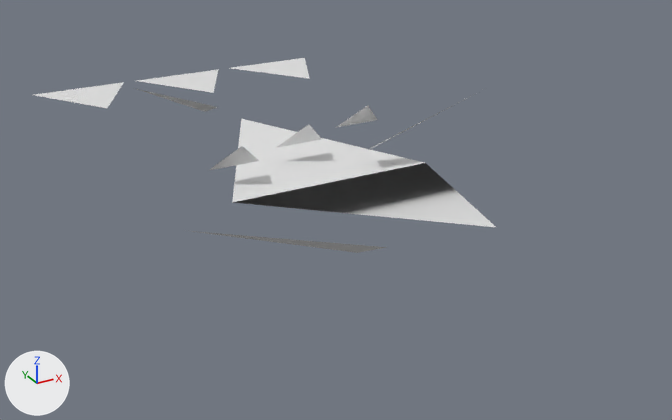
What one commit did to the OBJ model GameData/Meshes/Designs/voidborn/voidborn_freighter_mk1_14.obj.
The view is the same before and after, from a 50 mm camera at (-5.07, -9.27, 4.25) aimed at (0.0, -0.05, -0.36). Every picture has the same lights, and +X, +Y and +Z are marked at lower left. The first picture is the older version. Where no turn or scale is listed for an object, it has been applied to the vertices. Vertices at exactly the same position are counted once.

Names of what the first picture shows: 'voidborn_freighter_mk1_14'.
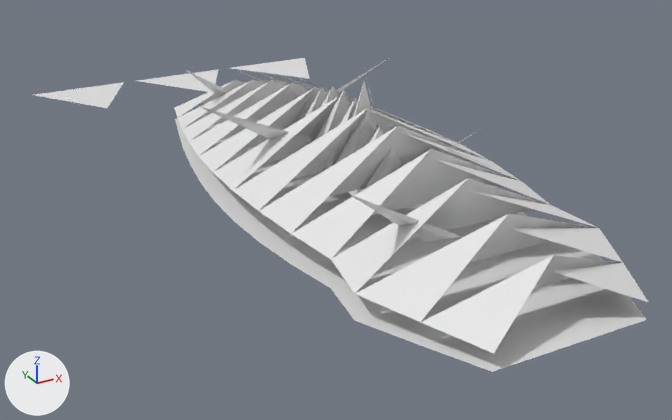
Boxes (x1, y1, x2, y2) around the edits, measured in the pictures (672 x 420 px):
'voidborn_freighter_mk1_14', reshaped (33% wider, 61% taller)
    before: (34, 58, 496, 253)
    after: (34, 57, 649, 372)
part 1 of me_voidborn_freighter_mk1_14, rebuilt (80% wider, 161% taller)
    before: (232, 119, 496, 227)
    after: (174, 70, 649, 353)
part 2 of me_voidborn_freighter_mk1_14, deleted
    before: (183, 230, 387, 253)
part 3 of me_voidborn_freighter_mk1_14, deleted
    before: (134, 88, 218, 112)
part 4 of me_voidborn_freighter_mk1_14, deleted
    before: (369, 96, 471, 150)
part 5 of me_voidborn_freighter_mk1_14, added
    after: (175, 57, 646, 372)

The edits, one by one:
me_voidborn_freighter_mk1_14 is used by ob_voidborn_freighter_mk1_14; location (0.0, 0.0, 0.0).
me_voidborn_freighter_mk1_14 had 31 vertices, 11 faces and spanned x -2.82..2.42, y -3.13..5.52, z 0.0..1.02.
me_voidborn_freighter_mk1_14 now has 212 vertices, 156 faces and spans x -2.42..2.42, y -4.25..5.52, z 0.0..1.58.
me_voidborn_freighter_mk1_14 part 1: the loose piece of 4 vertices spanning x -1.34..1.34, y -3.13..2.82, z 0.0..0.65 is rebuilt with 50 vertices and now spans x -1.53..1.53, y -4.25..3.25, z 0.17..1.15.
me_voidborn_freighter_mk1_14 part 2: the loose piece of 3 vertices spanning x -2.82..-0.71, y -2.57..-2.14, z 0.17..1.02 is deleted.
me_voidborn_freighter_mk1_14 part 3: the loose piece of 3 vertices spanning x -1.67..-0.42, y 2.44..2.87, z 0.17..0.79 is deleted.
me_voidborn_freighter_mk1_14 part 4: the loose piece of 3 vertices spanning x 0.56..2.25, y -0.07..0.36, z 0.17..0.91 is deleted.
Part 5, on me_voidborn_freighter_mk1_14:
130 vertices are added at x -1.82..1.53, y -4.25..3.25, z 0.0..1.58.
14 new vertices lie (0.58, 0.0, 0.0) away from vertices in x -0.29, y -1.45..1.2, z 0.0..0.46.
114 new faces join them.
